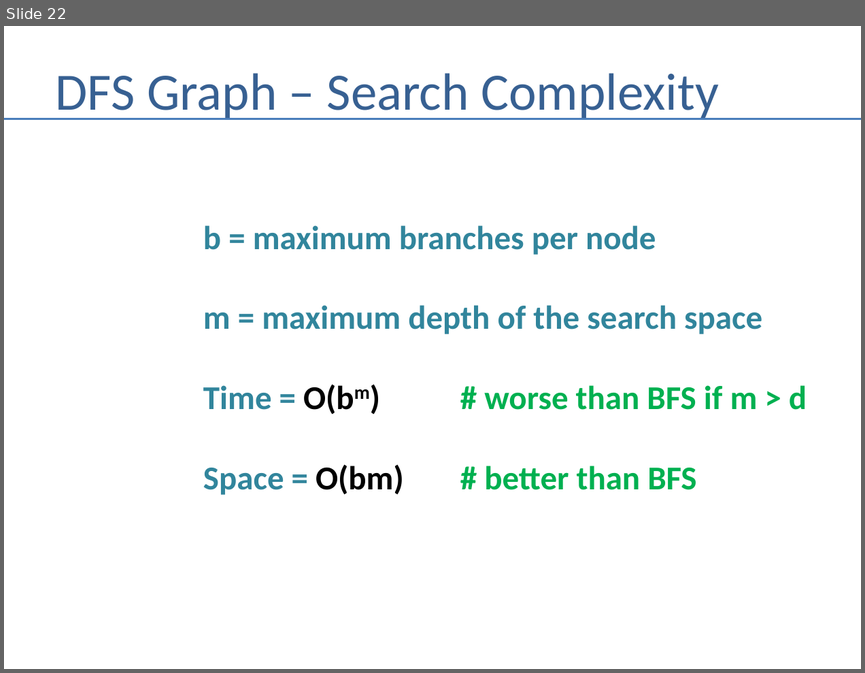
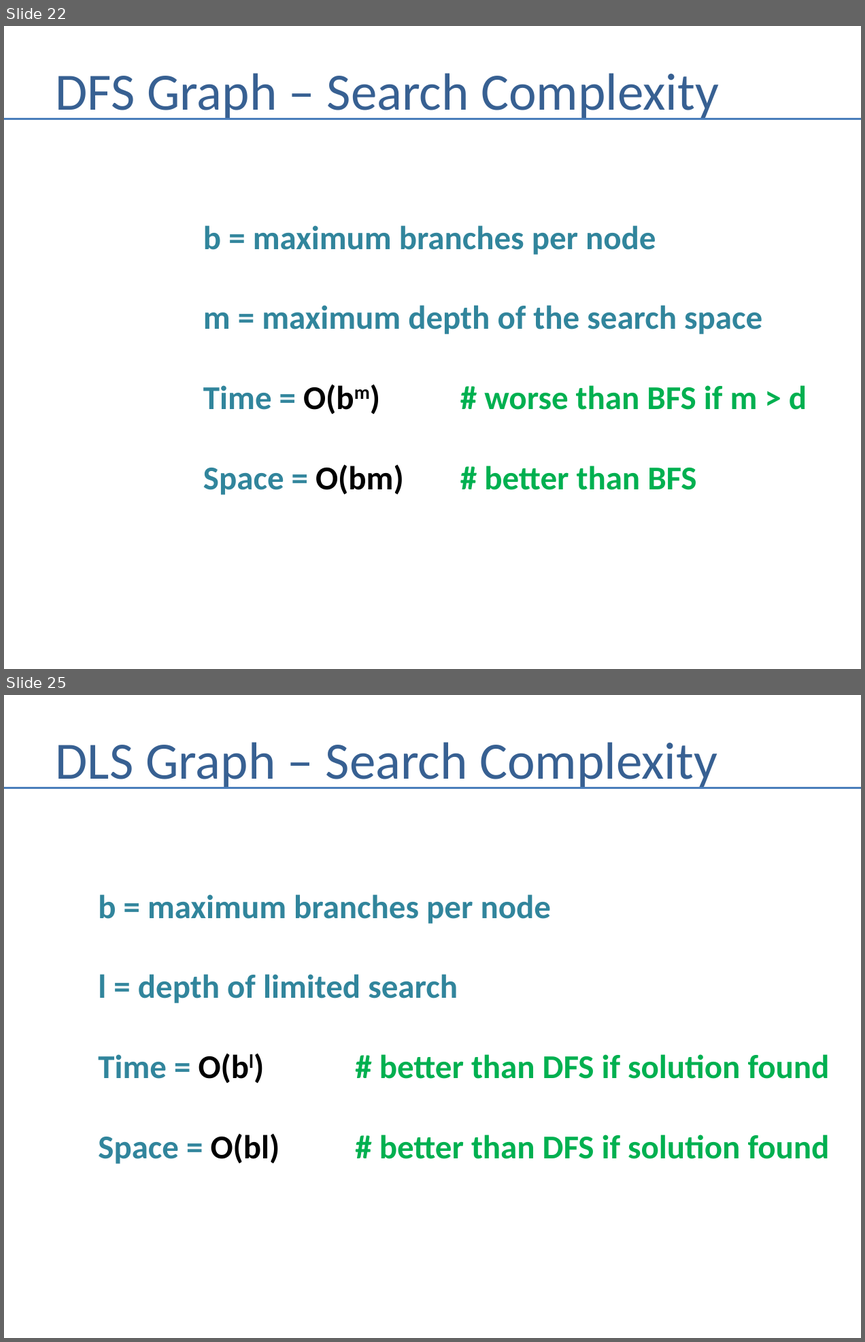
Before and after one commit to andrewferlitsch/Portland-Data-Science-Group, a slide deck: Presentations/AI - Graph Search.pptx. Shown one above the other, each under a label of ours: slide 22 before the commit, slides 22 and 25 after it; the slides between them are not shown. The pictures are 865x673 and 865x1342 pixels, drawn with LibreOffice and Linux fonts; fonts in the diff are those of the drawing. Boxes give left, top, right and bottom in pixels: in the first picture for what was removed or moved away, otherwise in the second. Text is boxed around its words. In the diff, an @@ line names an element or a change of style, - is before the commit and + after.

```diff
--- a/Presentations/AI - Graph Search.pptx
+++ b/Presentations/AI - Graph Search.pptx
@@ slide 25 added at (4,695,861,1338), background #FFFFFF @@
@@ title added at (56,742,717,789), 44 pt, text #376092 @@
+DLS Graph – Search Complexity
@@ line added from (4, 787) to (861, 787), #4B7EBC 1.5 pt @@
@@ text added at (98,894,830,1164), 28 pt, text #00B050, bold @@
+b = maximum branches per node
+l = depth of limited search
+Time = O(bl) # better than DFS if solution found
+Space = O(bl) # better than DFS if solution found
```
Also in this commit, not shown: 2 slides changed, 4 other slides added.
